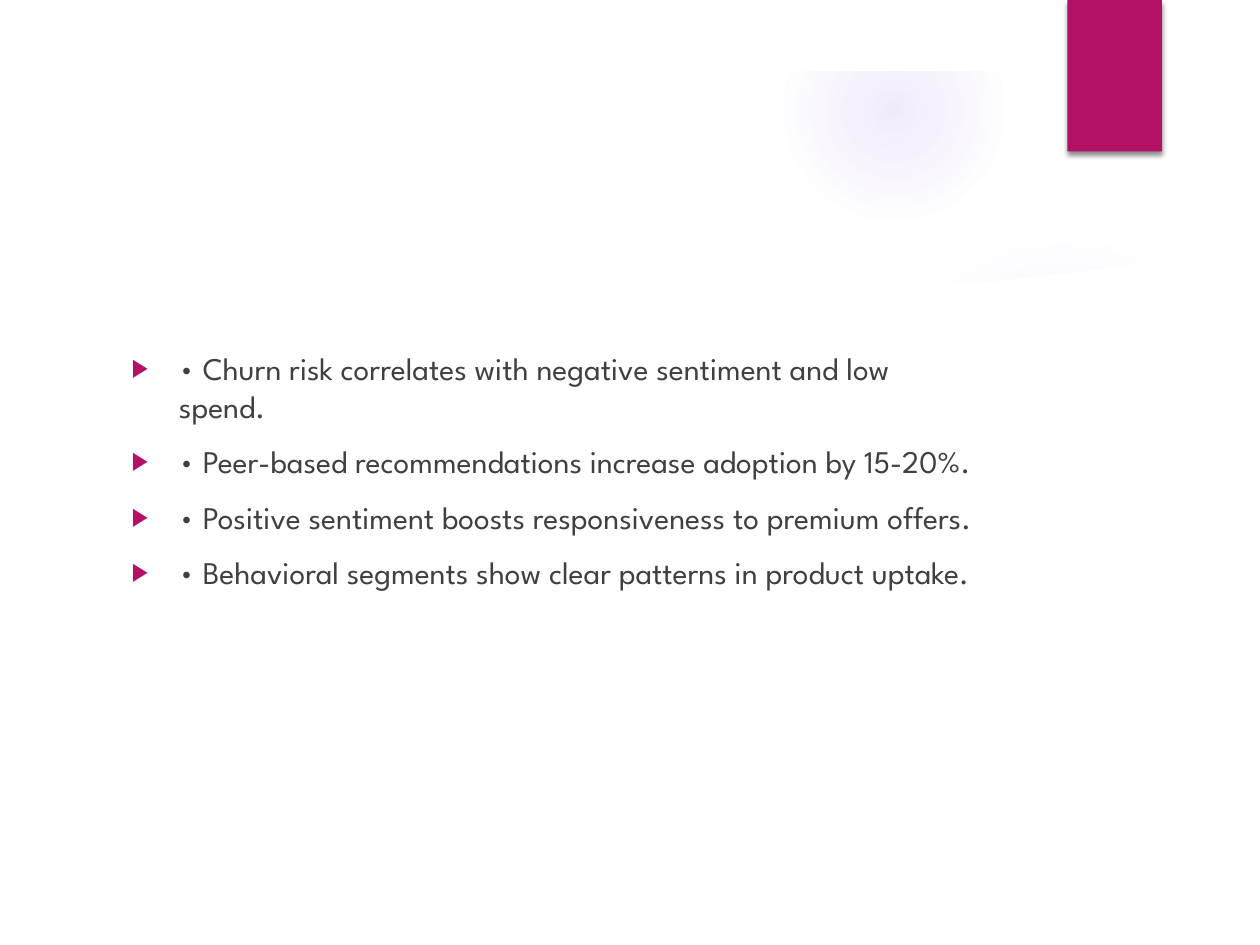
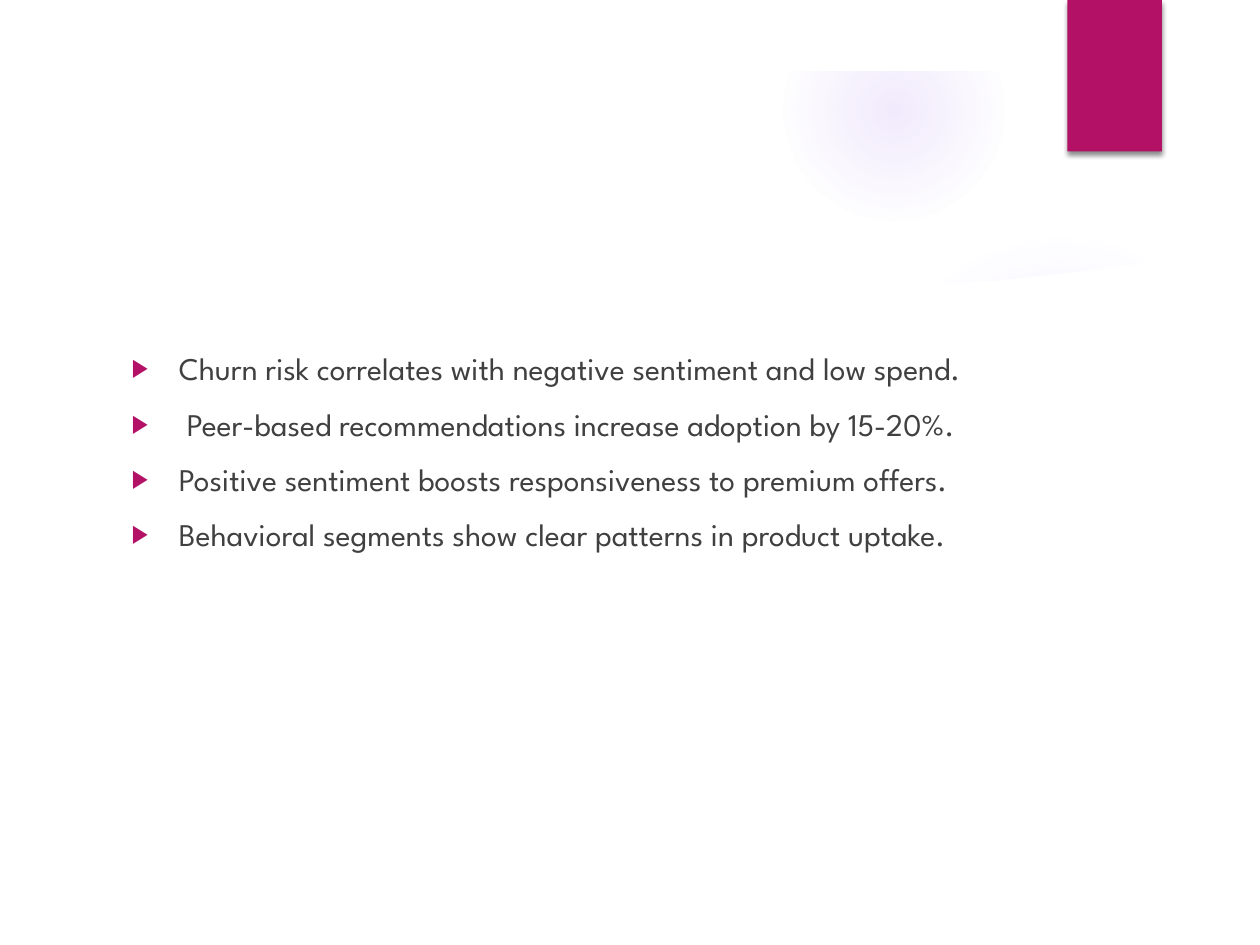
Before and after one commit to ewfx/aidhp-atificial-ai-agents, a slide deck: slide 6 of artifacts/arch/AI_Hyperpersonalization_Presentation_AtificalAIAgents.pptx. Drawn at 1260x945 pixels with LibreOffice and Linux fonts; fonts in the diff are those of the drawing; background and template pictures are left out. Boxes give left, top, right and bottom in pixels: in the first picture for what was removed or moved away, otherwise in the second. Text is boxed around its words. In the diff, an @@ line names an element or a change of style, - is before the commit and + after.

```diff
--- a/artifacts/arch/AI_Hyperpersonalization_Presentation_AtificalAIAgents.pptx
+++ b/artifacts/arch/AI_Hyperpersonalization_Presentation_AtificalAIAgents.pptx
@@ text at (x1=179, y1=358, x2=960, y2=553): text changed @@
-▶ • Churn risk correlates with negative sentiment and low spend.
-▶ • Peer-based recommendations increase adoption by 15-20%.
-▶ • Positive sentiment boosts responsiveness to premium offers.
-▶ • Behavioral segments show clear patterns in product uptake.
+▶ Churn risk correlates with negative sentiment and low spend.
+▶ Peer-based recommendations increase adoption by 15-20%.
+▶ Positive sentiment boosts responsiveness to premium offers.
+▶ Behavioral segments show clear patterns in product uptake.
```
Also in this commit, not shown: 9 other slides changed, 1 other file.
